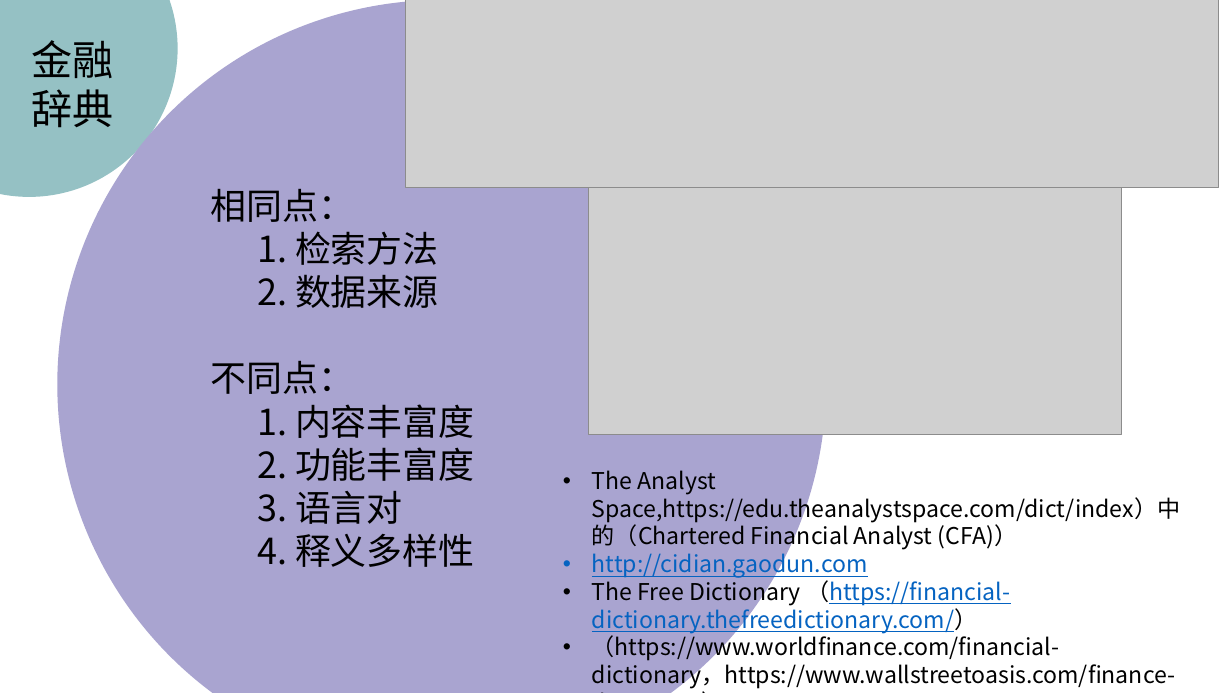
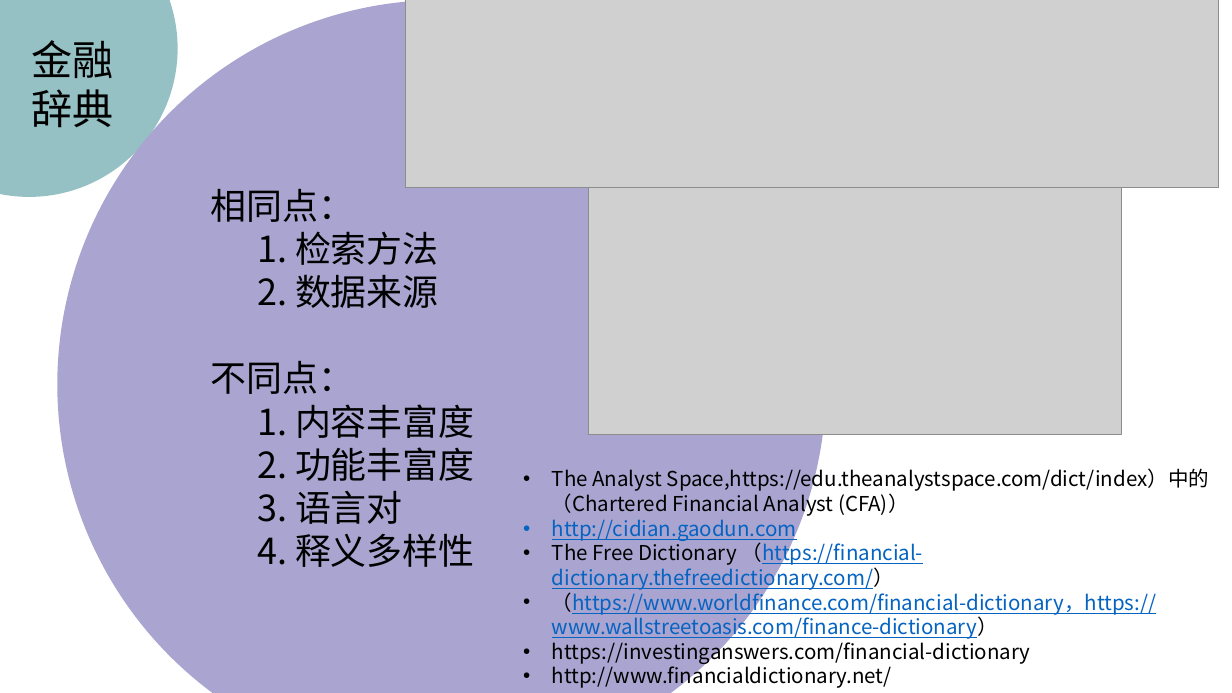
Before and after one commit to peijiawen98/TLK_1107, a slide deck: slide 5 of 电子词典需求分析.pptx. Drawn at 1232x693 pixels with LibreOffice and Linux fonts; fonts in the diff are those of the drawing; grey boxes stand for pictures. Boxes give left, top, right and bottom in pixels: in the first picture for what was removed or moved away, otherwise in the second. Text is boxed around its words. In the diff, an @@ line names an element or a change of style, - is before the commit and + after.

```diff
--- a/电子词典需求分析.pptx
+++ b/电子词典需求分析.pptx
@@ text "The Analyst Space,https://edu.theanalystspace.com/dict/index ...": place and size @@
-text "The Analyst Space,https://edu.theanalystspace.com/dict/index ..." at [592,470,1181,689]
+text "The Analyst Space,https://edu.theanalystspace.com/dict/index ..." at [552,466,1210,689]
@@ text at [552,466,1210,640]: size 18 to 16 pt in "The Analyst Space,https://edu.theanalystspace.com/dict/index ...", "http://cidian.gaodun.com", "The Free Dictionary （https://financial-dictionary.thefreedic ...", "（https://www.worldfinance.com/financial-dictionary，https://w ..."; text colour #000000 to #0563C1, underline on in "（https://www.worldfinance.com/financial-dictionary，https://w ..." @@
@@ text at [552,639,1030,689]: paragraphs added @@
+• https://investinganswers.com/financial-dictionary
+• http://www.financialdictionary.net/
```
Also in this commit, not shown: 1 other file.
